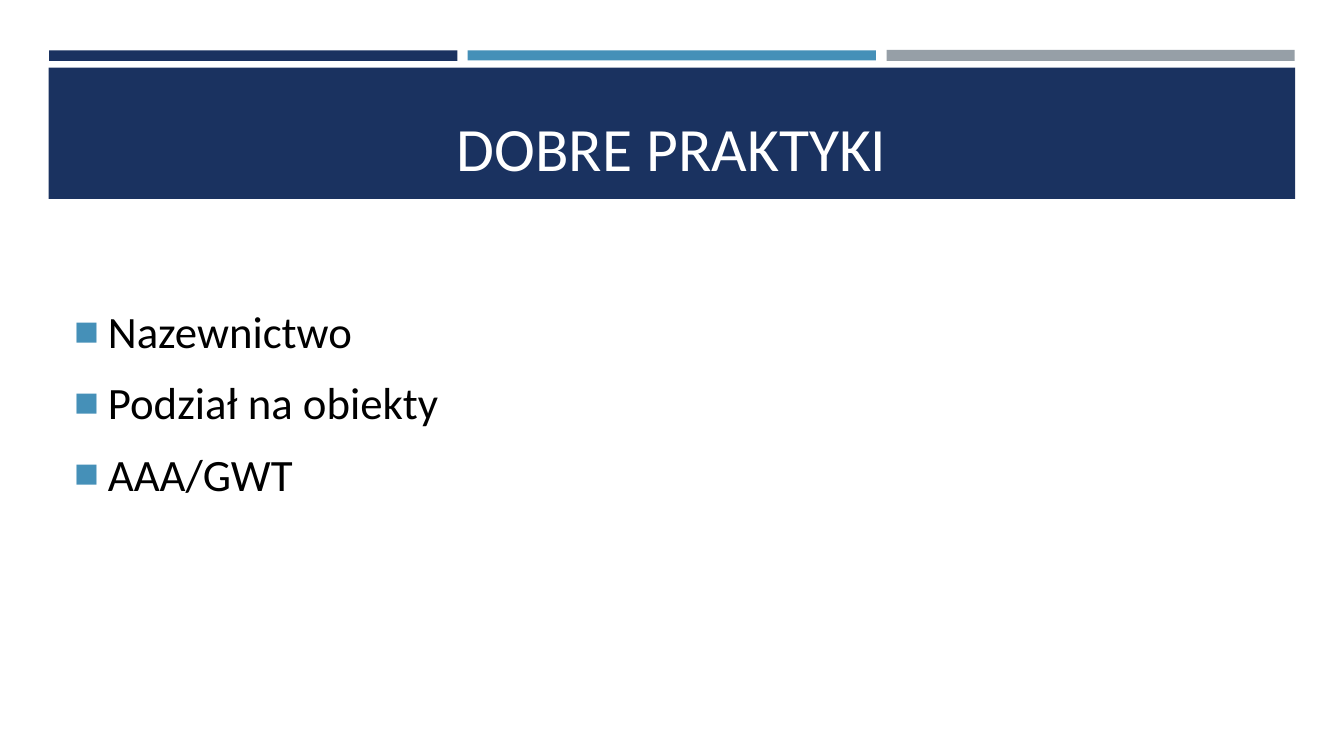
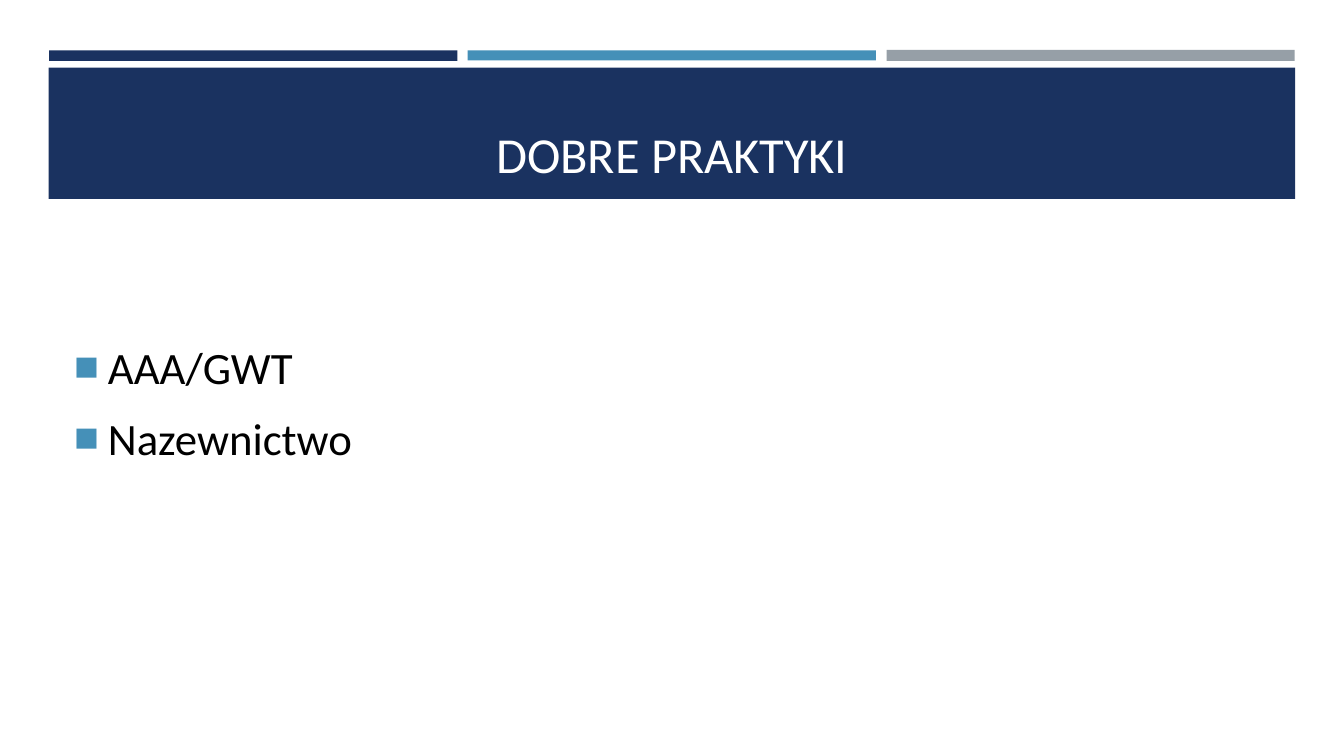
Before and after one commit to saamed/unit-test-workshops, a slide deck: slide 5 of docs/Testy jednostkowe.pptx. Drawn at 1344x756 pixels with LibreOffice and Linux fonts; fonts in the diff are those of the drawing. Boxes give left, top, right and bottom in pixels: in the first picture for what was removed or moved away, otherwise in the second. Text is boxed around its words. In the diff, an @@ line names an element or a change of style, - is before the commit and + after.

```diff
--- a/docs/Testy jednostkowe.pptx
+++ b/docs/Testy jednostkowe.pptx
@@ title "DOBRE PRAKTYKI" at (496, 140, 848, 174): size 44 to 36 pt @@
@@ text at (108, 353, 293, 386): paragraph added @@
+■ AAA/GWT
@@ text at (108, 388, 438, 493): paragraphs removed @@
-■ Podział na obiekty
-■ AAA/GWT
```
Also in this commit, not shown: 7 other slides changed, 2 slides added.
